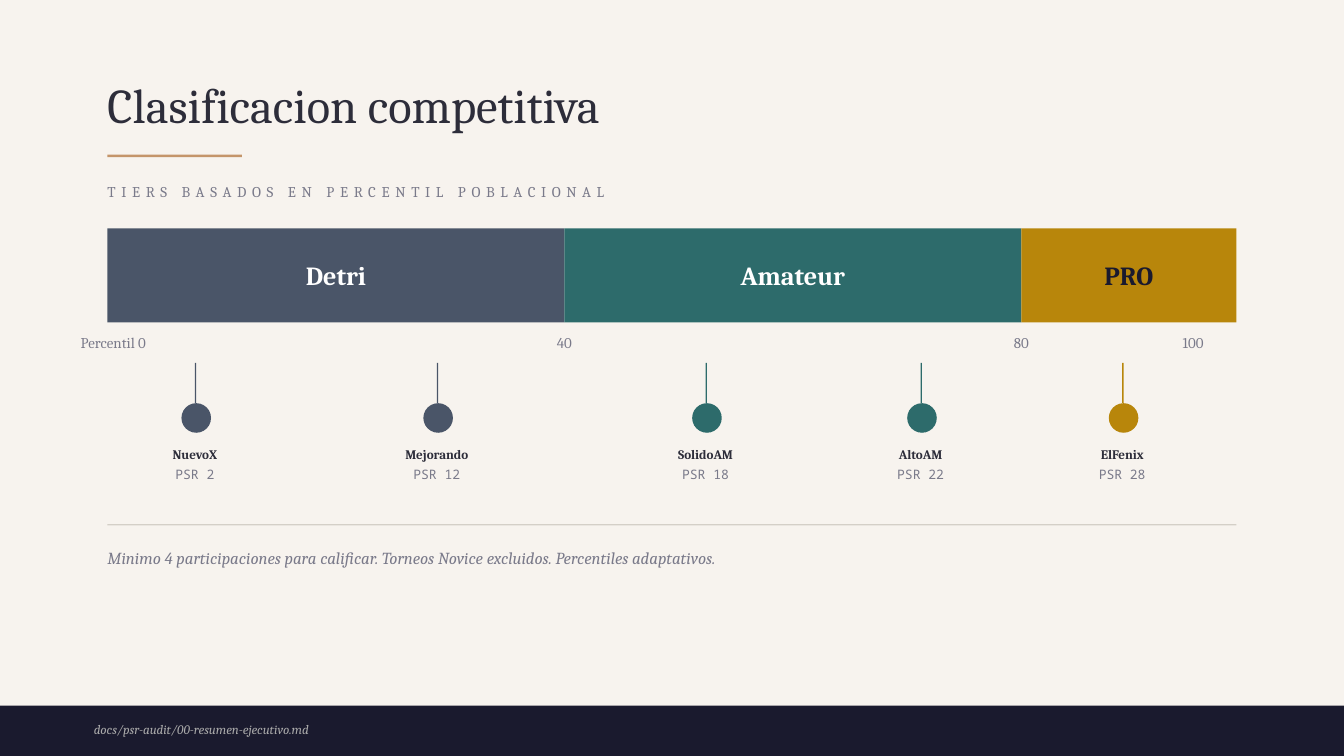
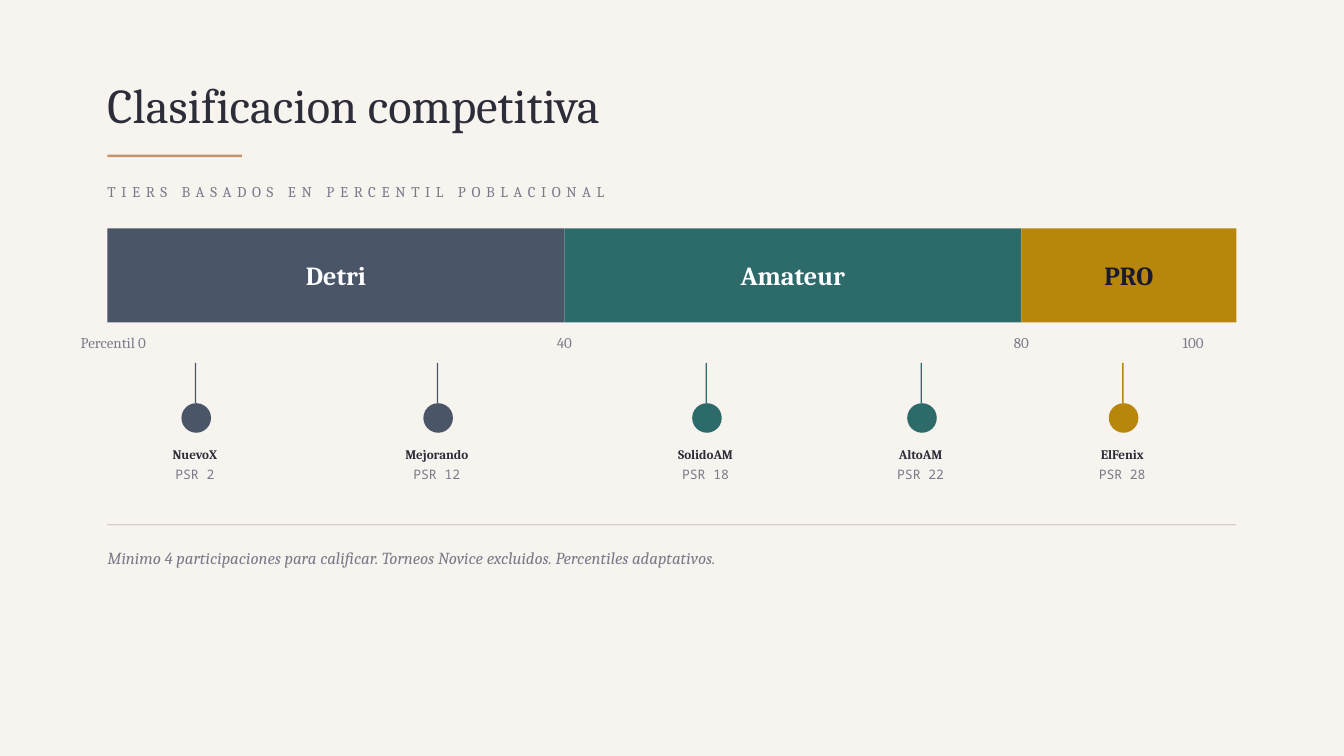
Before and after one commit to DruxMeaney/phoenix-arena, a slide deck: slide 11 of docs/Phoenix_Arena_PSR_Elegante.pptx. Drawn at 1344x756 pixels with LibreOffice and Linux fonts; fonts in the diff are those of the drawing; background and template pictures are left out. Boxes give left, top, right and bottom in pixels: in the first picture for what was removed or moved away, otherwise in the second. Text is boxed around its words. In the diff, an @@ line names an element or a change of style, - is before the commit and + after.

```diff
--- a/docs/Phoenix_Arena_PSR_Elegante.pptx
+++ b/docs/Phoenix_Arena_PSR_Elegante.pptx
@@ rectangle removed at (0,706,1344,756) @@
@@ text removed at (94,725,309,737) @@
-docs/psr-audit/00-resumen-ejecutivo.md
```
Also in this commit, not shown: 10 other slides changed, 6 other files.
